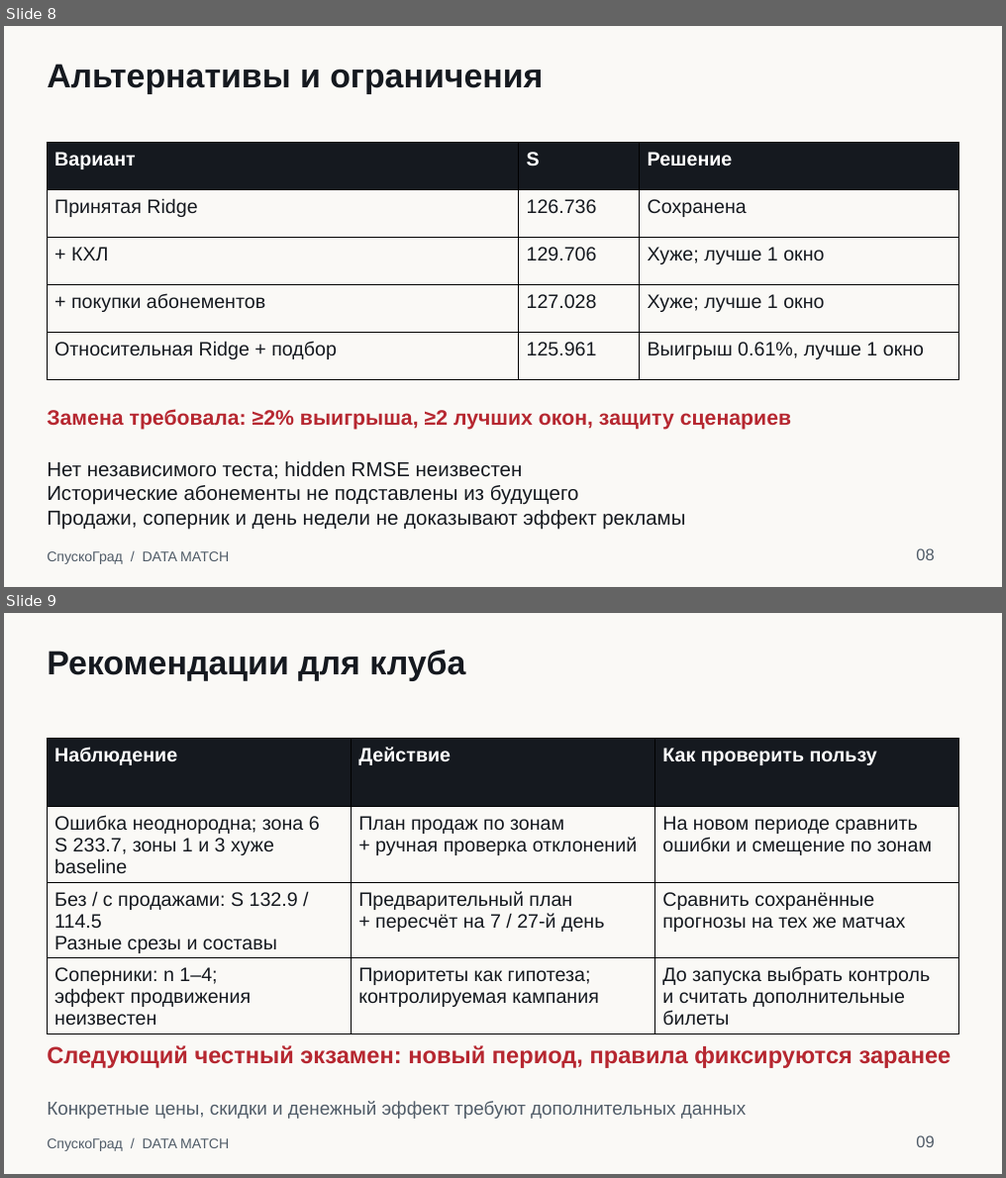
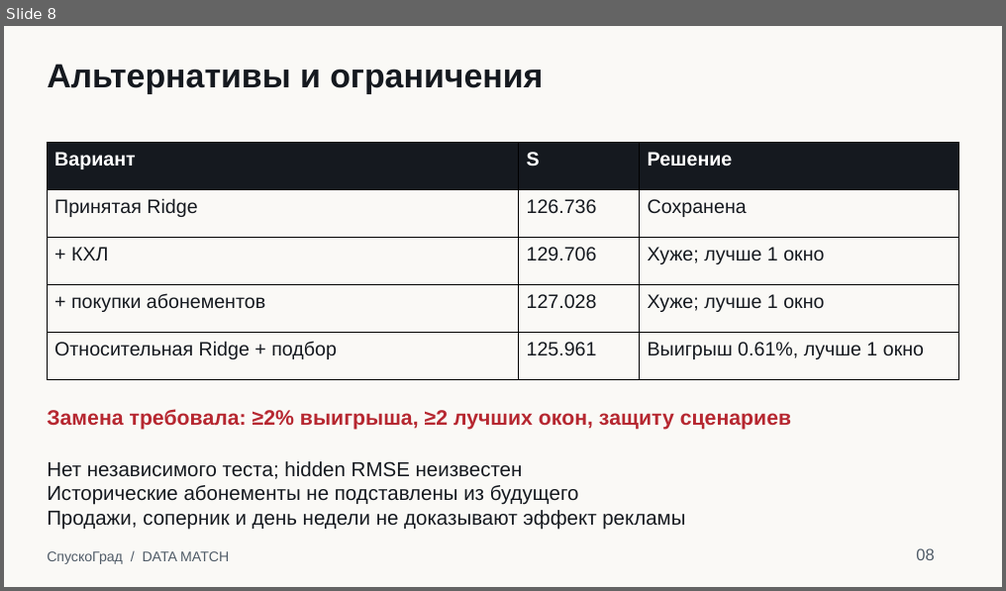
Before and after one commit to Mirr218/DATA-MATCH, a slide deck: outputs/submission/DATA_MATCH_SpuskoGrad.pptx. Shown one above the other, each under a label of ours: slides 8 and 9 before the commit, slide 8 after it. The pictures are 1006x1178 and 1006x591 pixels, drawn with LibreOffice and Linux fonts; fonts in the diff are those of the drawing. Boxes give left, top, right and bottom in pixels: in the first picture for what was removed or moved away, otherwise in the second. Text is boxed around its words. In the diff, an @@ line names an element or a change of style, - is before the commit and + after.

```diff
--- a/outputs/submission/DATA_MATCH_SpuskoGrad.pptx
+++ b/outputs/submission/DATA_MATCH_SpuskoGrad.pptx
@@ slide 9 removed at <box>4,613,1002,1174</box>, background #FAF9F6 @@
@@ text removed at <box>47,650,465,681</box> @@
-Рекомендации для клуба
@@ table removed at <box>47,739,958,1030</box>, 4 rows, 3 columns @@
-Наблюдение | Действие | Как проверить пользу
-Ошибка неоднородна; зона 6 / S 233.7, зоны 1 и 3 хуже baseline | План продаж по зонам / + ручная проверка отклонений | На новом периоде сравнить / ошибки и смещение по зонам
-Без / с продажами: S 132.9 / 114.5 / Разные срезы и составы | Предварительный план / + пересчёт на 7 / 27-й день | Сравнить сохранённые / прогнозы на тех же матчах
-Соперники: n 1–4; / эффект продвижения неизвестен | Приоритеты как гипотеза; / контролируемая кампания | До запуска выбрать контроль / и считать дополнительные билеты
@@ text removed at <box>47,1046,951,1068</box> @@
-Следующий честный экзамен: новый период, правила фиксируются заранее
@@ text removed at <box>47,1101,746,1119</box> @@
-Конкретные цены, скидки и денежный эффект требуют дополнительных данных
@@ text removed at <box>47,1139,229,1152</box> @@
-СпускоГрад / DATA MATCH
@@ text removed at <box>916,1136,934,1148</box> @@
-09
```
Also in this commit, not shown: 1 slide changed, 4 slides added, 3 other slides removed, 9 other files.
